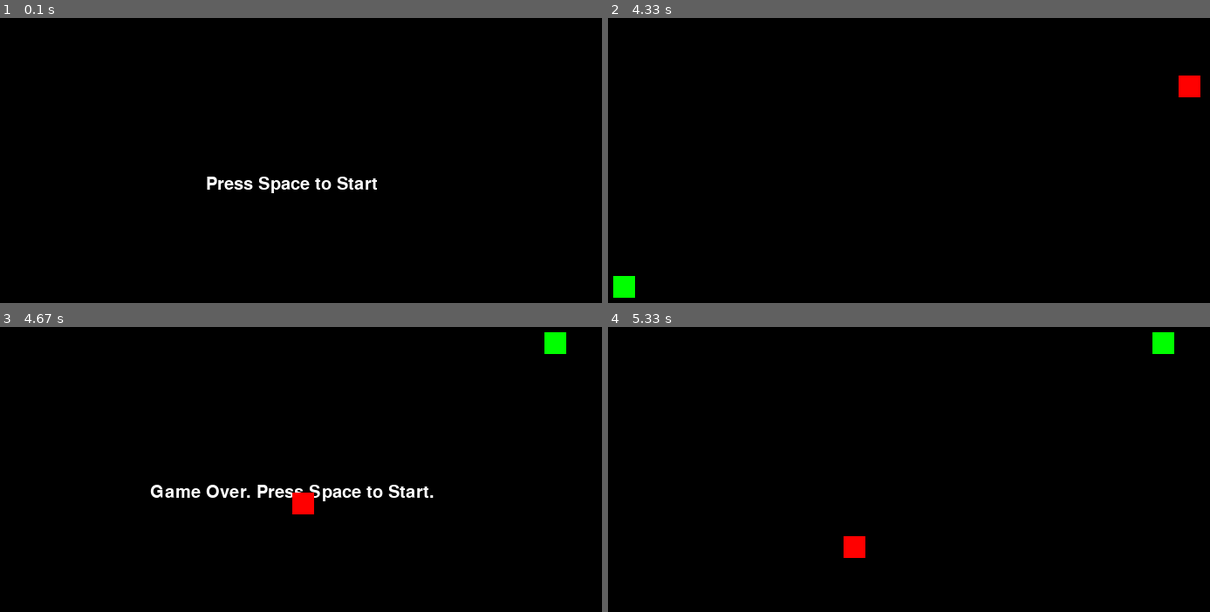
Above: before the commit, frames 1-4 (two rows, left to right).
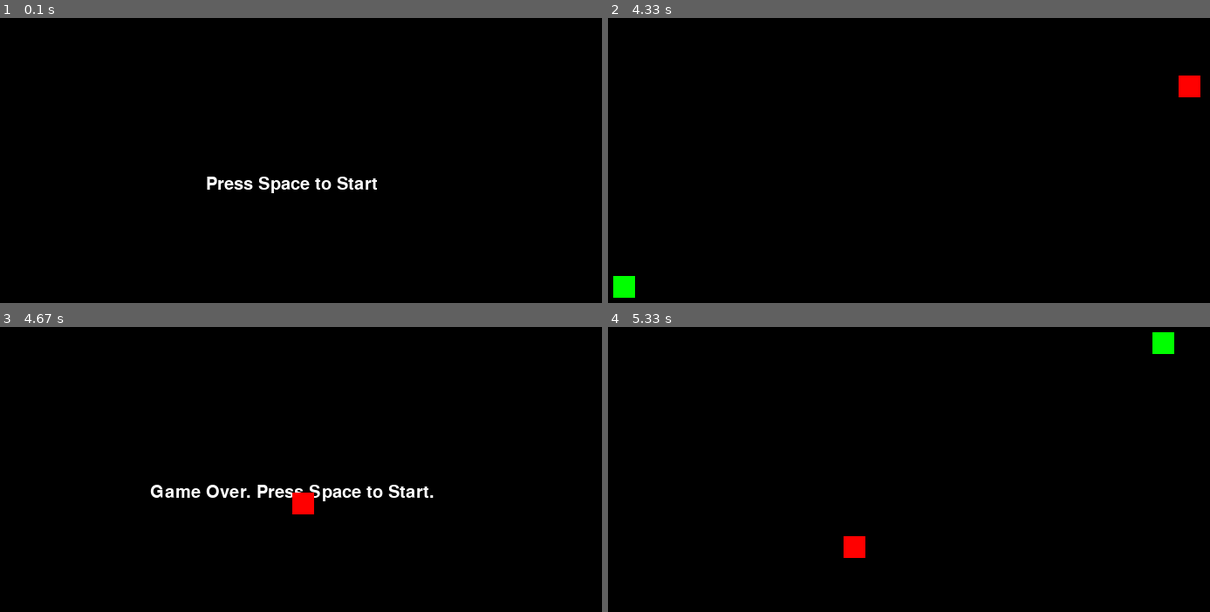
Above: after the commit, the same moments.

Repository: Dev-Chase/new_snake_pygame
Game: pygame game, started from main.py
The game is run twice, just before and just after one commit, with the same random seed, the same clock (stepped at 60 frames per second) and the same inputs.
Inputs:
- Up to frame 1 (0.1 s): no input
- Up to frame 2 (4.33 s): tap Space at 0.33, 0.73, 1.03, 1.23, 1.53, 1.73, 2.03, 2.23, 2.53, 2.8, 3.13, 3.43, 3.57, 3.97, 4.27 s; hold Right 0.67-1.13 s; hold Up 1.17-1.63 s; hold Right 1.67-2.13 s; hold Left 2.17-2.7 s; hold Down 2.73-3.03 s; hold Left 3.07-3.47 s; hold Up 3.5-3.87 s; hold Right from 3.9 s (still down)
- Up to frame 3 (4.67 s): release Right at 4.53 s; hold Down from 4.57 s (still down); tap Space at 4.63 s
- Up to frame 4 (5.33 s): release Down at 4.93 s; hold Left from 4.97 s (still down); tap Space at 5.03 s

Frames 1-2 are identical in both runs. In frame 3, 0.3% of the frame differs, in the area x 90-95%, y 1-10%; in frame 4, nothing differs.

Commit message:
Tile Editing

Diff:
--- a/cube.py
+++ b/cube.py
@@ -3,7 +3,7 @@
 
 
 class Cube(pygame.sprite.Sprite):
-    def __init__(self, pos=(0, 0), x_dir=0, y_dir=0, colour=player_colour, size=(tile_size, tile_size)):
+    def __init__(self, pos=(0, 0), facing=pygame.math.Vector2(0, 0), colour=player_colour, size=(tile_size, tile_size)):
         # Initializing Parent Class
         super().__init__()
 
@@ -11,24 +11,20 @@
         self.image = pygame.Surface(size)
         self.image.fill(colour)
         self.rect = self.image.get_rect(topleft=pos)
-        self.direction = pygame.math.Vector2(x_dir, y_dir)
+        self.dir = facing
 
-    def update(self, keys):
-        self.rect.x += move_speed * self.direction.x
-        self.rect.y += move_speed * self.direction.y
+    def update(self):
+        self.rect.x += move_speed * self.dir.x
+        self.rect.y += move_speed * self.dir.y
 
     # Changing Direction
     def change_dir(self, d):
-        if self.on_tile():
-            self.direction.x = d.x
-            self.direction.y = d.y
-
-    # On Tile Check
-    def on_tile(self):
         if self.rect.x % tile_size == 0 and self.rect.y % tile_size == 0:
-            return True
-        else:
+            print("changing")
+            self.dir.x = d.x
+            self.dir.y = d.y
             return False
+        return True
 
     # Randomize Position of Cube
     def random_pos(self):
@@ -40,5 +36,4 @@
         if abs(self.rect.centerx - other_cube.rect.centerx) >= tile_size * 1.5 and abs(
                 self.rect.centery - other_cube.rect.centery) >= tile_size * 1.5:
             return False
-        else:
-            return True
+        return True
--- a/main.py
+++ b/main.py
@@ -31,10 +31,10 @@
     world_sprites = pygame.sprite.Group()
     snake = Snake()
     food = Cube(colour=food_colour)
+    food_sprite = pygame.sprite.GroupSingle(food)
 
     # Game State Start
     game_state = game_states["start"]
-    begin_game_state(world_sprites, [])
 
     # Global Game Variables
     keys = pygame.key.get_pressed()
@@ -62,13 +62,11 @@
 
                 # Setting up and Starting the Playing State
                 game_state = game_states["playing"]
-                begin_game_state(world_sprites, [food, snake.body])
 
         # Playing Screen
         elif game_state == game_states["playing"]:
             snake.update(keys)
-            world_sprites.update(keys)
-            # print(any([snake.hit_cube(section) for section in snake.body.sprites()[1:]]))
+
             # Food Collision Checks
             if snake.hit_cube(food):
                 # Make the Snake Grow
@@ -83,7 +81,9 @@
             if snake.out_of_bounds() or any([snake.hit_cube(section) for section in snake.body.sprites()[1:]]):
                 game_state = game_states["game-over"]
                 screen_shake = FPS/8  # Screen Shake for an Eighth of a Second
-                begin_game_state(world_sprites, [snake.body])
+
+            display.blit(food.image, food.rect.topleft)
+            snake.body.draw(display)
 
         # Game Over Screen
         elif game_state == game_states["game-over"]:
@@ -98,9 +98,7 @@
 
                 # Setting up and Starting the Playing State
                 game_state = game_states["playing"]
-                begin_game_state(world_sprites, [food, snake.body])
-
-        world_sprites.draw(display)
+            snake.body.draw(display)
 
         # Implement Screen Shake
         if screen_shake <= 0:
--- a/settings.py
+++ b/settings.py
@@ -40,8 +40,3 @@
 
 
 # Global Functions
-def begin_game_state(sprite_list, new_sprites):
-    sprite_list.empty()
-
-    for sprite in new_sprites:
-        sprite_list.add(sprite)
--- a/snake.py
+++ b/snake.py
@@ -5,33 +5,38 @@
 class Snake:
     def __init__(self):
         # Creating Snake Variables
-        self.head = Cube((tile_size*(W//2//tile_size), tile_size*(H//2//tile_size)), 1, 0)
+        self.head = Cube((tile_size*(W//2//tile_size), tile_size*(H//2//tile_size)), pygame.math.Vector2(1, 0))
         self.body = pygame.sprite.Group(self.head)
 
         self.direction = pygame.math.Vector2(1, 0)
-
-    def reset(self):
-        pass
+        self.should_change = False
 
     def update(self, keys):
         # Horizontal Movement Checks
-        if keys[pygame.K_LEFT] and not self.head.direction.x == 1:
+        if keys[pygame.K_LEFT] and not self.head.dir.x == 1:  # TODO Existing Movement Checks
             self.direction.x = -1
             self.direction.y = 0
-        elif keys[pygame.K_RIGHT] and not self.head.direction.x == -1:
+            self.should_change = True
+        elif keys[pygame.K_RIGHT] and not self.head.dir.x == -1:
             self.direction.x = 1
             self.direction.y = 0
+            self.should_change = True
 
         # Vertical Movement Checks
-        if keys[pygame.K_UP] and not self.head.direction.y == 1:
+        if keys[pygame.K_UP] and not self.head.dir.y == 1:
             self.direction.x = 0
             self.direction.y = -1
-        elif keys[pygame.K_DOWN] and not self.head.direction.y == -1:
+            self.should_change = True
+        elif keys[pygame.K_DOWN] and not self.head.dir.y == -1:
             self.direction.x = 0
             self.direction.y = 1
+            self.should_change = True
 
         # Insert for loop to Change Body Directions
-        self.head.change_dir(self.direction)  # (keep trying every frame until on tile)
+        if self.should_change:
+            self.should_change = self.head.change_dir(self.direction)  # (keep trying until on tile)
+
+        self.body.update()  #TODO fix weird movement
 
     # Out of Bounds Check
     def out_of_bounds(self):
@@ -46,7 +51,5 @@
 
     # Snake Growing Function  #TODO Implement
     def append_cube(self):
-        pass
-
-    def draw(self, surface):
-        self.body.draw(surface)
+        last_cube = self.body.sprites()[-1]
+        self.body.add(Cube(pos=last_cube.rect.topleft-last_cube.dir*tile_size, facing=last_cube.dir))
